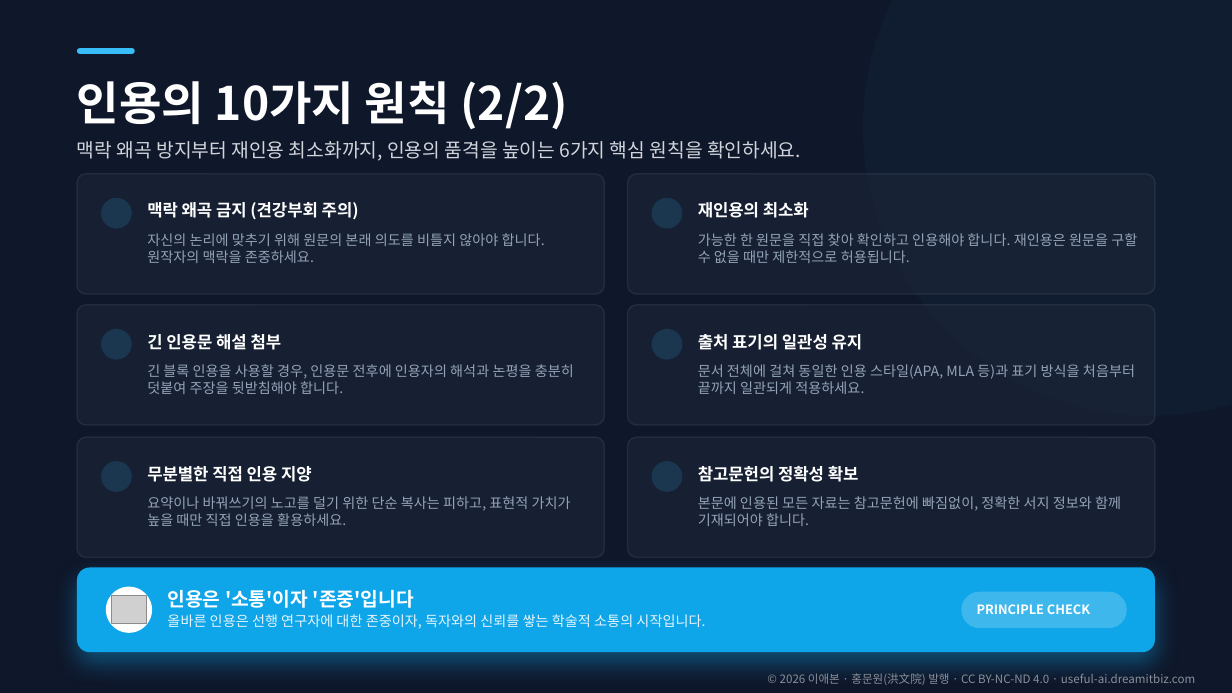
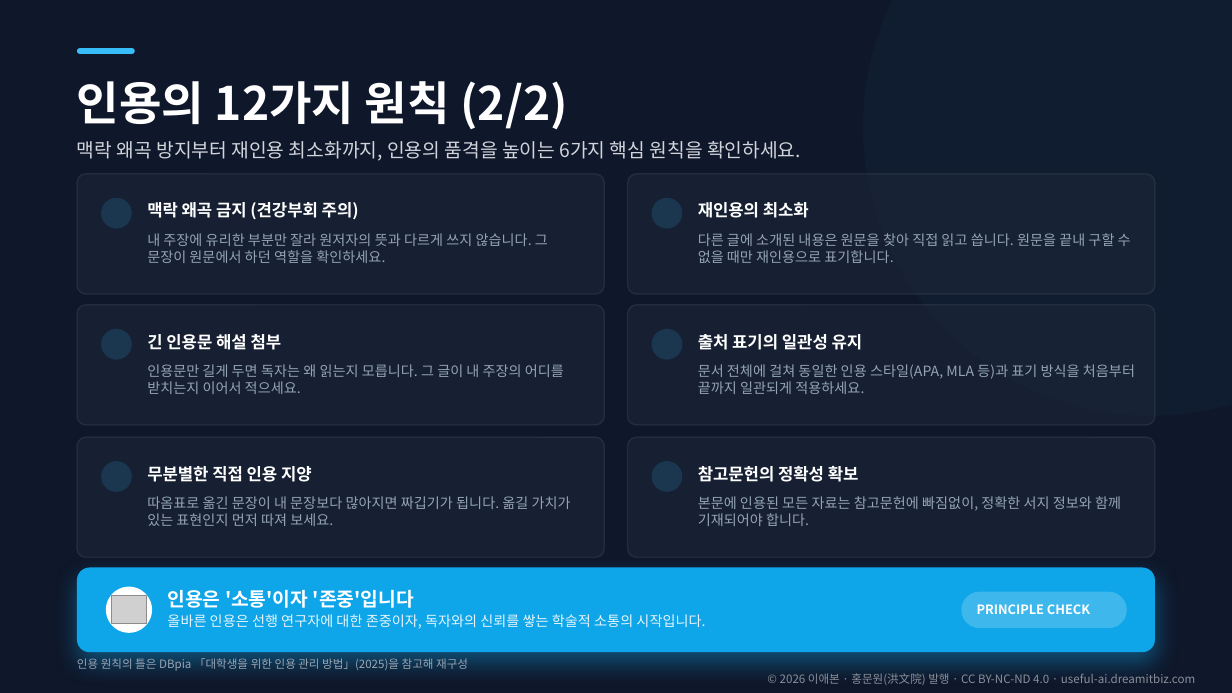
Before and after one commit to aebonlee/materials, a slide deck: slide 32 of library/b07-citation/b07-citation.pptx. Drawn at 1232x693 pixels with LibreOffice and Linux fonts; fonts in the diff are those of the drawing; grey boxes stand for pictures; background and template pictures are left out. Boxes give left, top, right and bottom in pixels: in the first picture for what was removed or moved away, otherwise in the second. Text is boxed around its words. In the diff, an @@ line names an element or a change of style, - is before the commit and + after.

```diff
--- a/library/b07-citation/b07-citation.pptx
+++ b/library/b07-citation/b07-citation.pptx
@@ text at (77,81,567,129): text changed @@
-인용의 10가지 원칙 (2/2)
+인용의 12가지 원칙 (2/2)
@@ text at (147,233,548,263): text changed @@
-자신의 논리에 맞추기 위해 원문의 본래 의도를 비틀지 않아야 합니다. 원작자의 맥락을 존중하세요.
+내 주장에 유리한 부분만 잘라 원저자의 뜻과 다르게 쓰지 않습니다. 그 문장이 원문에서 하던 역할을 확인하세요.
@@ text at (698,233,1131,263): text changed @@
-가능한 한 원문을 직접 찾아 확인하고 인용해야 합니다. 재인용은 원문을 구할 수 없을 때만 제한적으로 허용됩니다.
+다른 글에 소개된 내용은 원문을 찾아 직접 읽고 씁니다. 원문을 끝내 구할 수 없을 때만 재인용으로 표기합니다.
@@ text at (147,364,564,394): text changed @@
-긴 블록 인용을 사용할 경우, 인용문 전후에 인용자의 해석과 논평을 충분히 덧붙여 주장을 뒷받침해야 합니다.
+인용문만 길게 두면 독자는 왜 읽는지 모릅니다. 그 글이 내 주장의 어디를 받치는지 이어서 적으세요.
@@ text at (147,496,571,526): text changed @@
-요약이나 바꿔쓰기의 노고를 덜기 위한 단순 복사는 피하고, 표현적 가치가 높을 때만 직접 인용을 활용하세요.
+따옴표로 옮긴 문장이 내 문장보다 많아지면 짜깁기가 됩니다. 옮길 가치가 있는 표현인지 먼저 따져 보세요.
@@ text added at (77,658,468,671), 9 pt, text #9AA3B2 @@
+인용 원칙의 틀은 DBpia 「대학생을 위한 인용 관리 방법」(2025)을 참고해 재구성
```
Also in this commit, not shown: 5 other slides changed, 44 other files.
